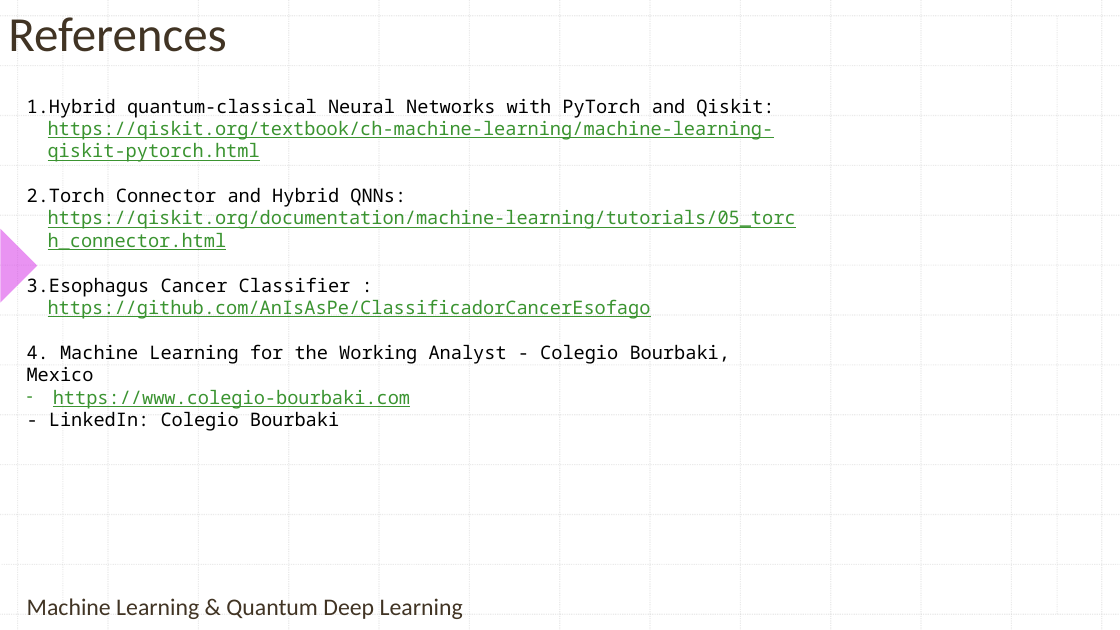
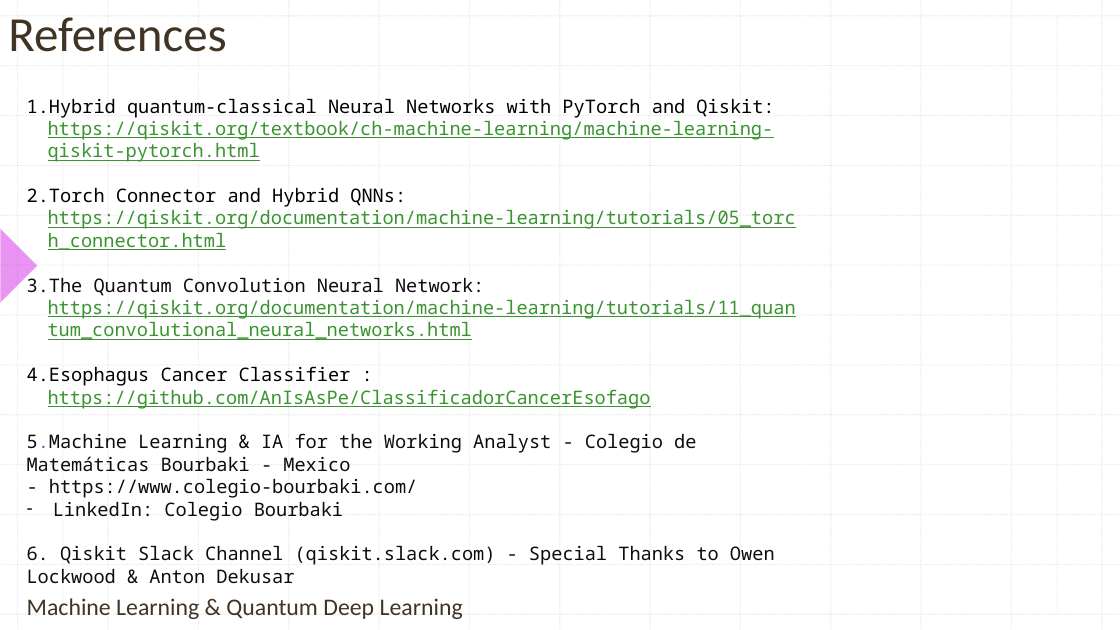
Before and after one commit to contepablod/QCNNCancerBinaryClassifier, a slide deck: slide 14 of QCNNCancerClassifier.pptx (slide 12 before the commit). Drawn at 1120x630 pixels with LibreOffice and Linux fonts; fonts in the diff are those of the drawing; background and template pictures are left out. Boxes give left, top, right and bottom in pixels: in the first picture for what was removed or moved away, otherwise in the second. Text is boxed around its words. In the diff, an @@ line names an element or a change of style, - is before the commit and + after.

```diff
--- a/QCNNCancerClassifier.pptx
+++ b/QCNNCancerClassifier.pptx
@@ text at [27,274,796,340]: paragraph added @@
+3. The Quantum Convolution Neural Network: https://qiskit.org/documentation/machine-learning/tutorials/11_quantum_convolutional_neural_networks.html
@@ text at [27,433,775,583]: text changed; text colour #000000 to #0D0D0D @@
-4. Machine Learning for the Working Analyst - Colegio Bourbaki, Mexico
-– https://www.colegio-bourbaki.com
-- LinkedIn: Colegio Bourbaki
+5.Machine Learning & IA for the Working Analyst - Colegio de Matemáticas Bourbaki - Mexico
+- https://www.colegio-bourbaki.com/
+– LinkedIn: Colegio Bourbaki
+6. Qiskit Slack Channel (qiskit.slack.com) - Special Thanks to Owen Lockwood & Anton Dekusar
```
Also in this commit, not shown: 4 other slides changed, 2 slides added.
